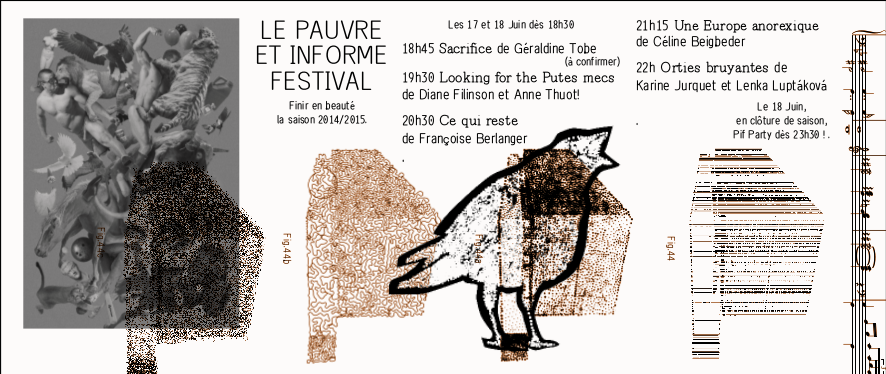
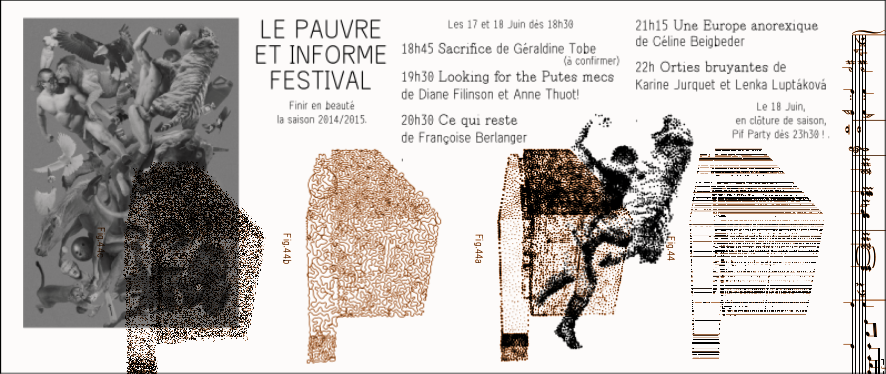
Layered file, before and after one edit (886x374). Changes by layer:
added layer "Calque Copié #2" (multiply) above "Calque #2" over [0, 0, 886, 374]
hid "Calque Copié" over [0, 0, 886, 374]
